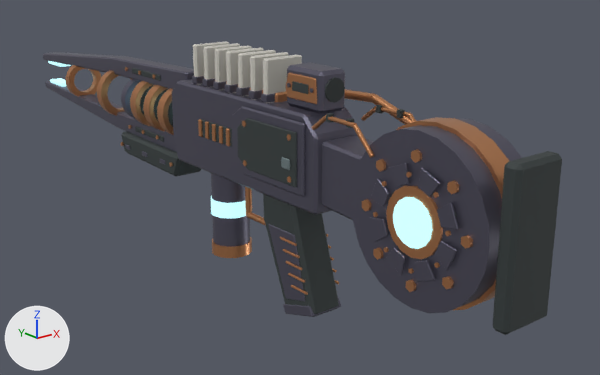
Renders of the glTF model public/assets/weapons/unique-v1/laser_0.glb from each side of a commit.
One viewpoint serves both versions: a 50 mm lens placed at (-0.558, -0.723, 0.284), pointed at (0.083, 0.078, -0.037). Lighting does not change. The marker at lower left points along +X, +Y and +Z. The picture after the commit comes second. Vertices at exactly the same position are counted once.

The first picture shows 'Weapon_laser_v1'.
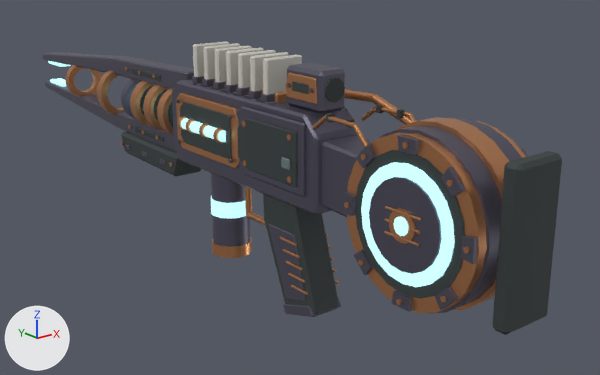
What differs and where, as boxes (x1, y1, x2, y2) in the pictures (600 x 375 px; the box of a moved part takes in the faces that stretch with it):
part 1 of me_core_housing, moved or reshaped
    before: (406, 172, 412, 178)
    after: (175, 99, 179, 103)
part 2 of me_core_housing, added
    after: (369, 177, 441, 274)
part 3 of me_core_housing, added
    after: (355, 150, 465, 299)
part 4 of me_core_housing, added (orange)
    after: (347, 132, 487, 313)
part 5 of me_core_housing, added (orange)
    after: (389, 208, 416, 244)
part 6 of me_core_housing, added
    after: (463, 246, 470, 254)
part 7 of me_core_housing, added
    after: (384, 231, 420, 247)
part 8 of me_core_housing, added
    after: (385, 218, 420, 234)
part 9 of me_core_housing, added
    after: (385, 206, 421, 221)
part 10 of me_core_housing, added (mostly hidden)
    after: (477, 121, 526, 158)
part 11 of me_core_housing, deleted
    before: (198, 119, 473, 292)
part 12 of me_core_housing, built on
    before: (212, 124, 230, 146)
    after: (176, 93, 239, 168)
part 13 of me_core_housing, added
    after: (343, 123, 528, 312)

The change, as a diff of the scene's bpy script:
```diff
--- a/public/assets/weapons/unique-v1/laser_0.glb.py
+++ b/public/assets/weapons/unique-v1/laser_0.glb.py
@@ me_core_housing @@
 # used by ob_weapon_laser_v1; location = (0.0, 0.0, 0.0)
-me_core_housing.from_pydata(...)  # 4442 vertices, 8112 faces; spans x -0.042..0.045, y -0.34..0.66, z -0.145..0.148
+me_core_housing.from_pydata(...)  # 4618 vertices, 8520 faces; spans x -0.053..0.053, y -0.34..0.66, z -0.145..0.148
+# me_core_housing part 1: the loose piece of 16 vertices spanning x -0.042..-0.04, y -0.234..-0.229, z 0.072..0.077 is moved by (0.003, 0.402, 0.002), in mat_metal_gunmetal (grey #615f6f)
+# me_core_housing part 2: a new loose piece, a 20-sided cylinder along x spanning x -0.05..-0.048, y -0.279..-0.191, z -0.014..0.074, in mat_metal_gunmetal (grey #615f6f)
+# me_core_housing part 3: a new loose piece, a 20-sided cylinder along x spanning x -0.046..-0.045, y -0.303..-0.167, z -0.038..0.098, in mat_textured_polymer (dark grey #323a3a)
+# me_core_housing part 4: a new loose piece, a 24-sided cylinder along x spanning x -0.045..-0.035, y -0.317..-0.153, z -0.052..0.112, in mat_metal_copper (orange #cb8e61)
+# me_core_housing part 5: a new loose piece, a 16-sided cylinder along x spanning x -0.052..-0.05, y -0.251..-0.219, z 0.014..0.046, in mat_metal_copper (orange #cb8e61)
+# me_core_housing part 6: a new loose piece, a 6-sided cylinder along x spanning x -0.052..-0.05, y -0.3116..-0.3064, z 0.027..0.033, in mat_metal_copper (orange #cb8e61)
+# me_core_housing part 7: a new loose piece, a 6-sided cylinder along y spanning x -0.0523..-0.0497, y -0.256..-0.214, z 0.0165..0.0195, in mat_metal_copper (orange #cb8e61)
+# me_core_housing part 8: a new loose piece, a 6-sided cylinder along y spanning x -0.0523..-0.0497, y -0.256..-0.214, z 0.0285..0.0315, in mat_metal_copper (orange #cb8e61)
+# me_core_housing part 9: a new loose piece, a 6-sided cylinder along y spanning x -0.0523..-0.0497, y -0.256..-0.214, z 0.0405..0.0435, in mat_metal_copper (orange #cb8e61)
+# me_core_housing part 10: a new loose piece, a 24-sided cylinder along x spanning x 0.035..0.045, y -0.317..-0.153, z -0.052..0.112, in mat_metal_copper (orange #cb8e61)
+# me_core_housing part 11: 66 loose pieces with 1168 vertices, spanning x -0.042..0.042, y -0.302..0.13, z -0.038..0.098, are deleted
+# me_core_housing part 12: 94 vertices removed from x -0.035..0.035, y 0.064..0.1, z 0.04..0.06; 598 vertices added at x -0.048..0.048, y 0.042..0.18, z 0.016..0.087
+# me_core_housing part 13: 352 vertices added at x -0.053..0.053, y -0.315..-0.155, z -0.05..0.11
+# other edits to the shape of me_core_housing do not show in these pictures
 me_core_housing.materials.append(mat_metal_gunmetal)
```
